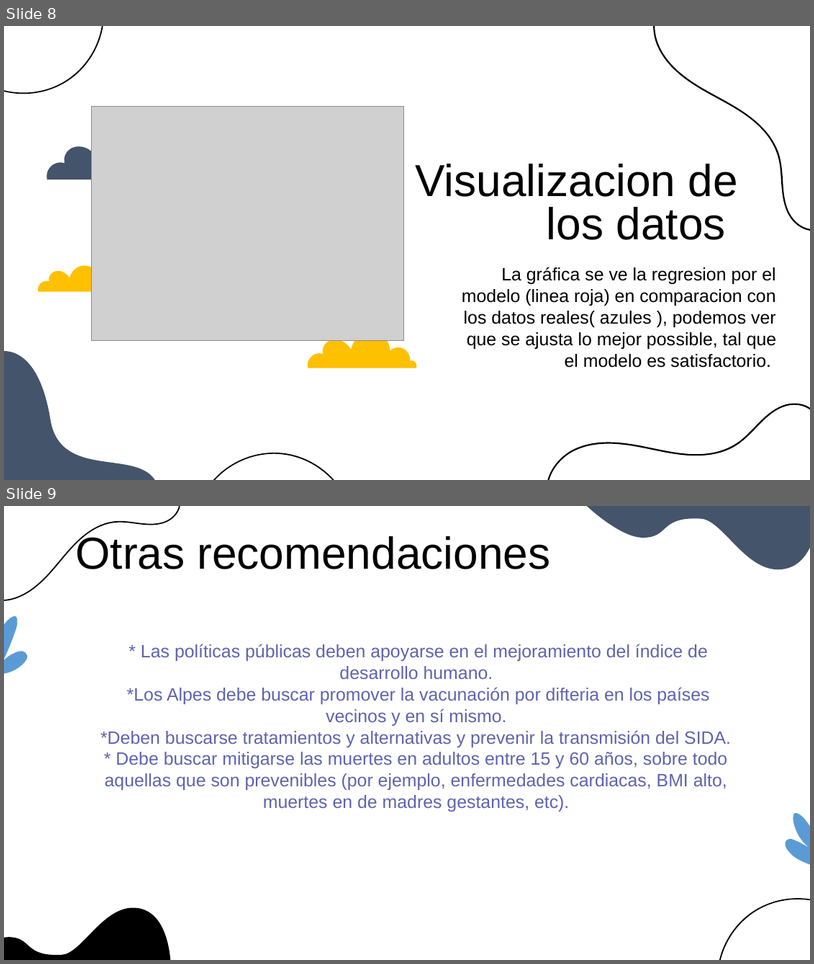
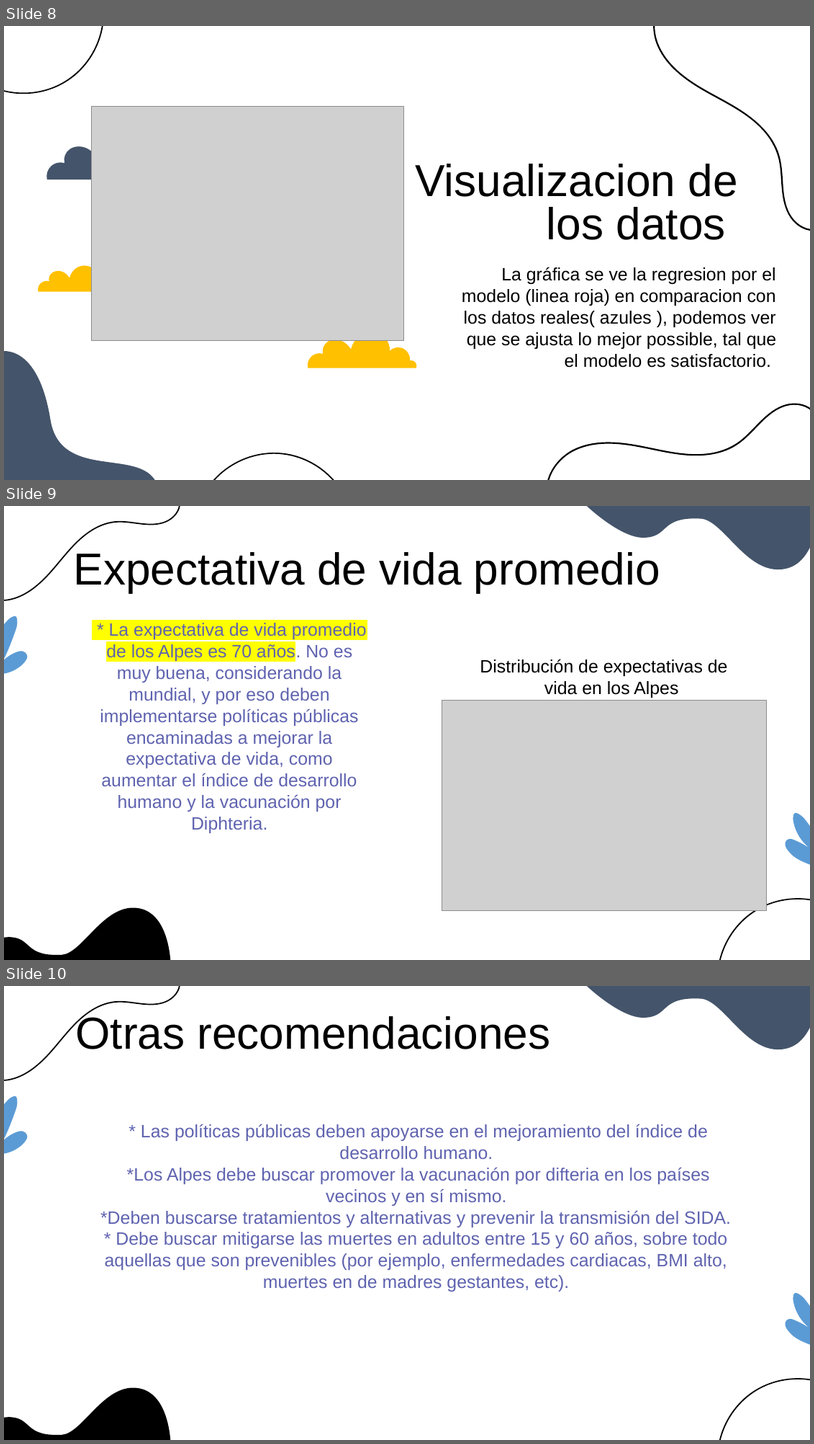
Before and after one commit to sofiaalvarezlopez/BI-Lab3, a slide deck: Presentacion_final.pptx. Shown one above the other, each under a label of ours: slides 8 and 9 before the commit, slides 8, 9 and 10 after it. The pictures are 814x964 and 814x1444 pixels, drawn with LibreOffice and Linux fonts; fonts in the diff are those of the drawing; grey boxes stand for pictures. Boxes give left, top, right and bottom in pixels: in the first picture for what was removed or moved away, otherwise in the second. Text is boxed around its words. In the diff, an @@ line names an element or a change of style, - is before the commit and + after.

```diff
--- a/Presentacion_final.pptx
+++ b/Presentacion_final.pptx
@@ slide 9 added at <box>4,506,810,960</box>, background #FFFFFF; not listed: 6 template elements that a slide beside it also shows @@
@@ title added at <box>74,552,661,592</box>, 53.3 pt, text #000000 @@
+Expectativa de vida promedio
@@ text added at <box>100,623,367,833</box>, 21.3 pt, text #5F63AF @@
+* La expectativa de vida promedio de los Alpes es 70 años. No es muy buena, considerando la mundial, y por eso deben implementarse políticas públicas encaminadas a mejorar la expectativa de vida, como aumentar el índice de desarrollo humano y la vacunación por Diphteria.
@@ subtitle added at <box>480,659,728,698</box>, 21.3 pt, text #000000 @@
+Distribución de expectativas de vida en los Alpes
@@ picture added at <box>442,700,767,910</box> @@
@@ what was slide 9 is now slide 10 @@
```
Also in this commit, not shown: 2 other files.
